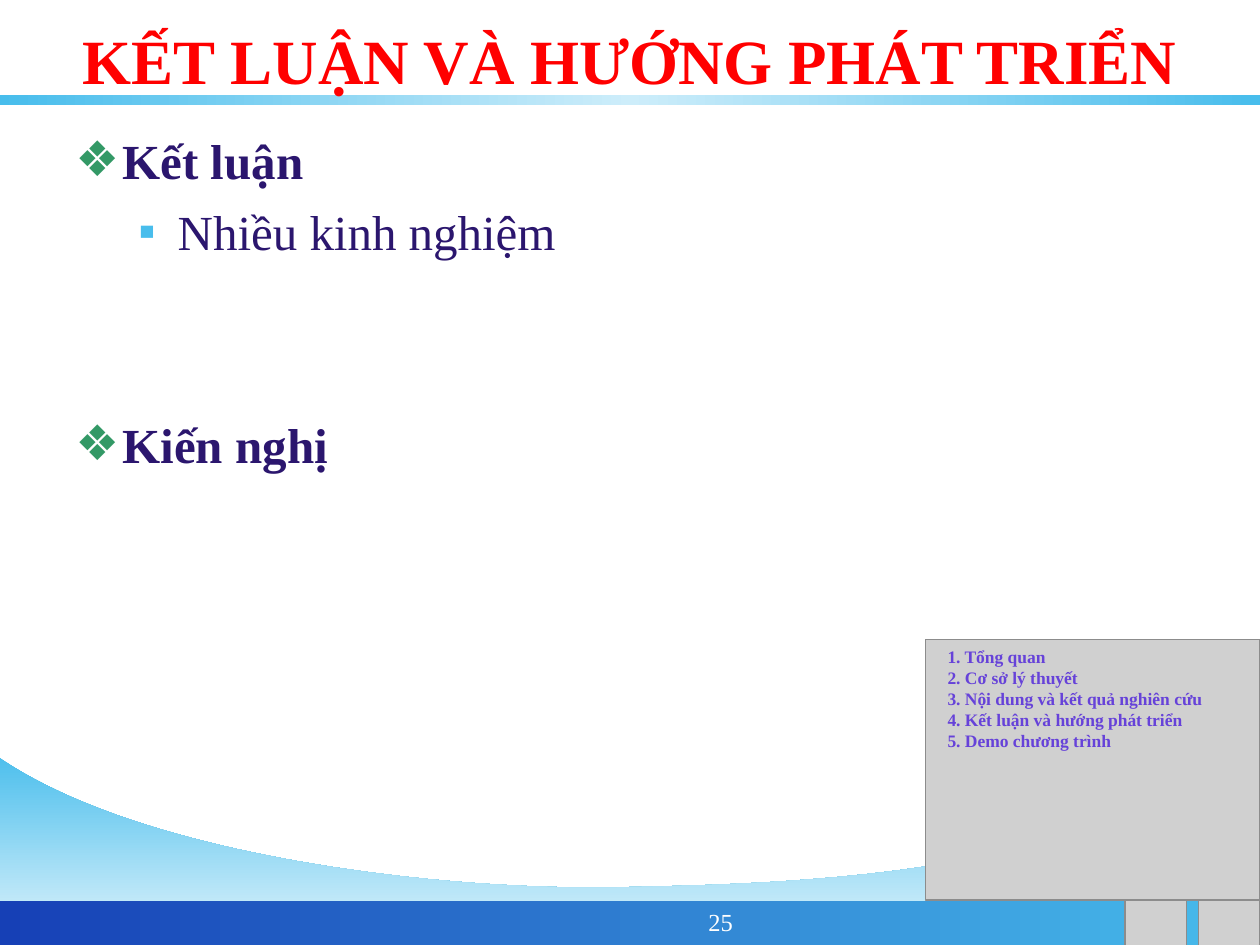
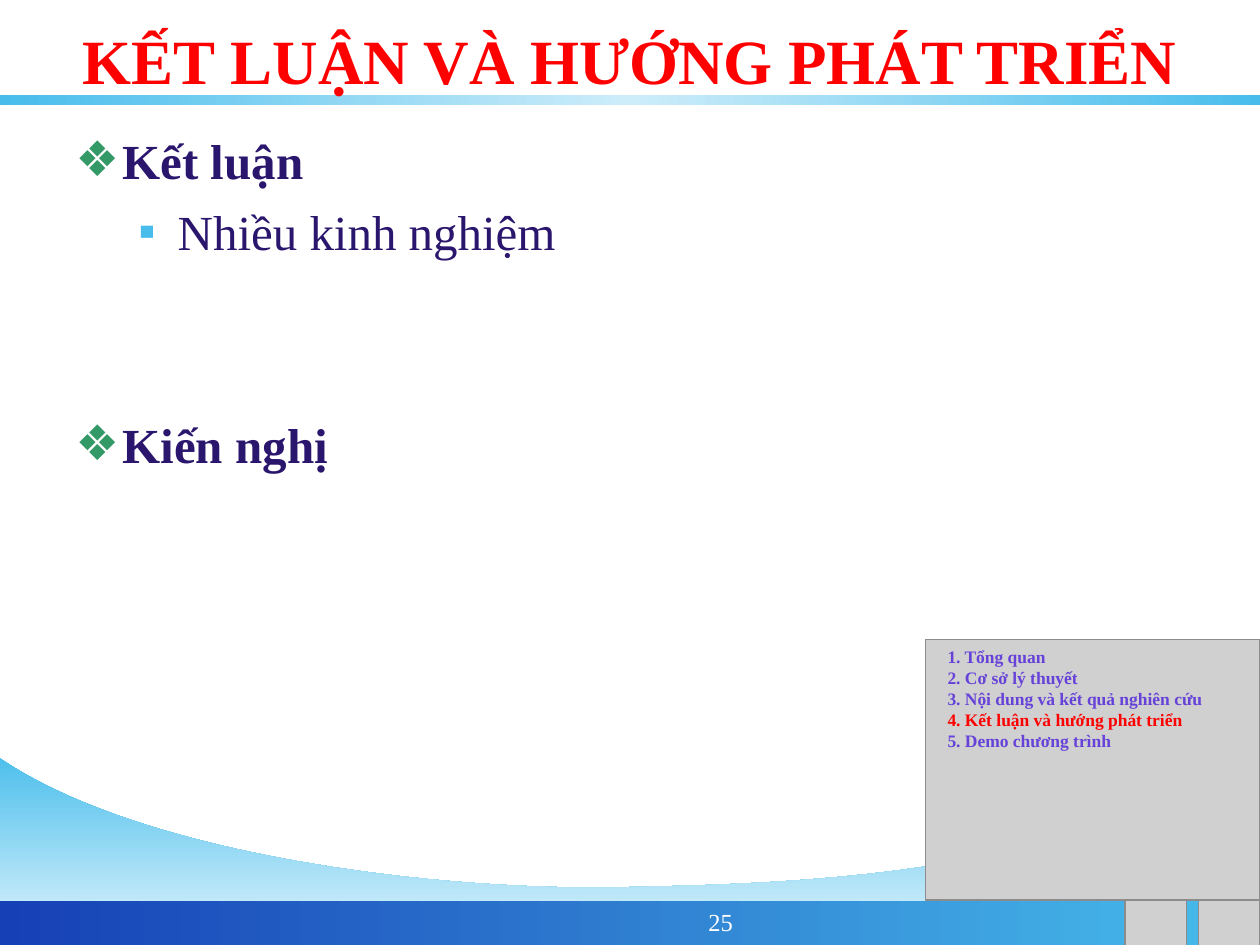
Before and after one commit to phamngsinh/cantho-webgis, a slide deck: slide 25 of Document/Bao Cao/BaoCaoLuanVan.ppt. Drawn at 1260x945 pixels with LibreOffice and Linux fonts; fonts in the diff are those of the drawing; grey boxes stand for pictures; background and template pictures are left out. Boxes give left, top, right and bottom in pixels: in the first picture for what was removed or moved away, otherwise in the second. Text is boxed around its words. In the diff, an @@ line names an element or a change of style, - is before the commit and + after.

```diff
--- a/Document/Bao Cao/BaoCaoLuanVan.ppt
+++ b/Document/Bao Cao/BaoCaoLuanVan.ppt
@@ text at [948,713,1182,730]: text colour #6642D9 to #FF0000 in "4. Kết luận và hướng phát triển" @@
```
Also in this commit, not shown: 8 other slides changed.
